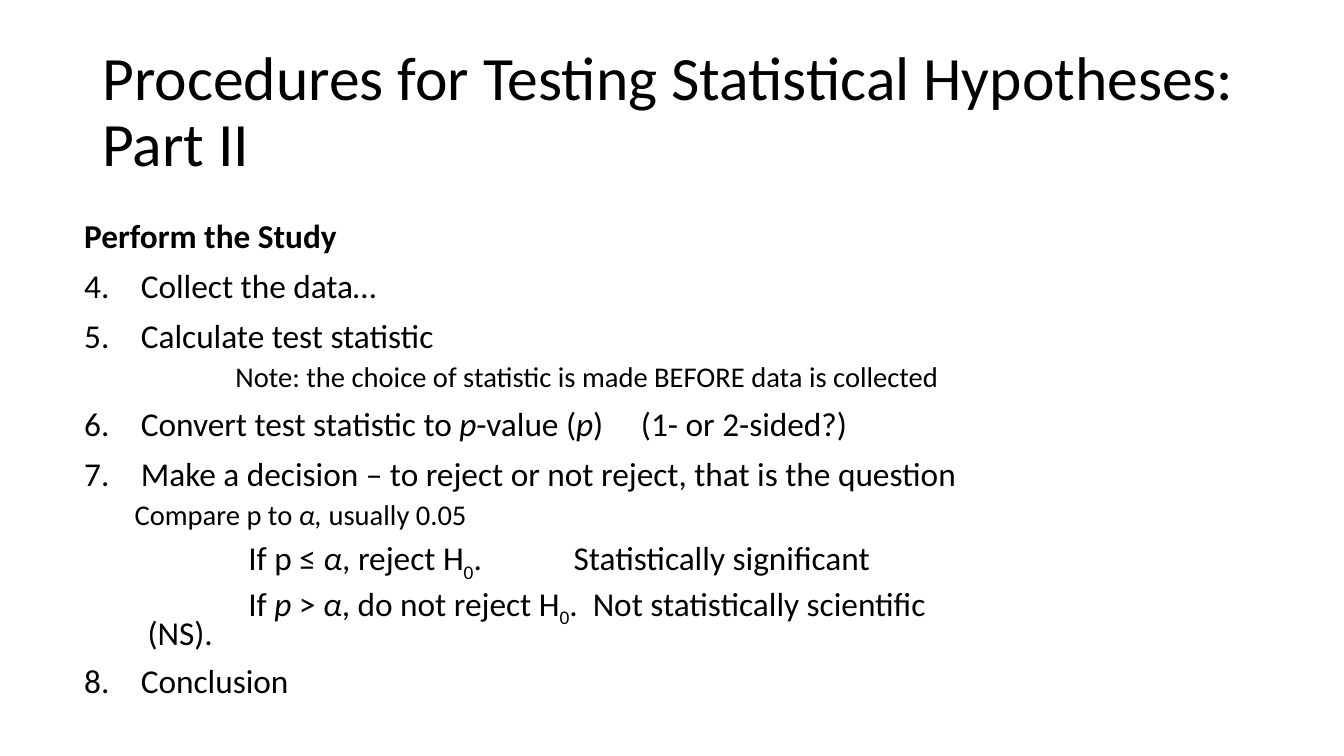
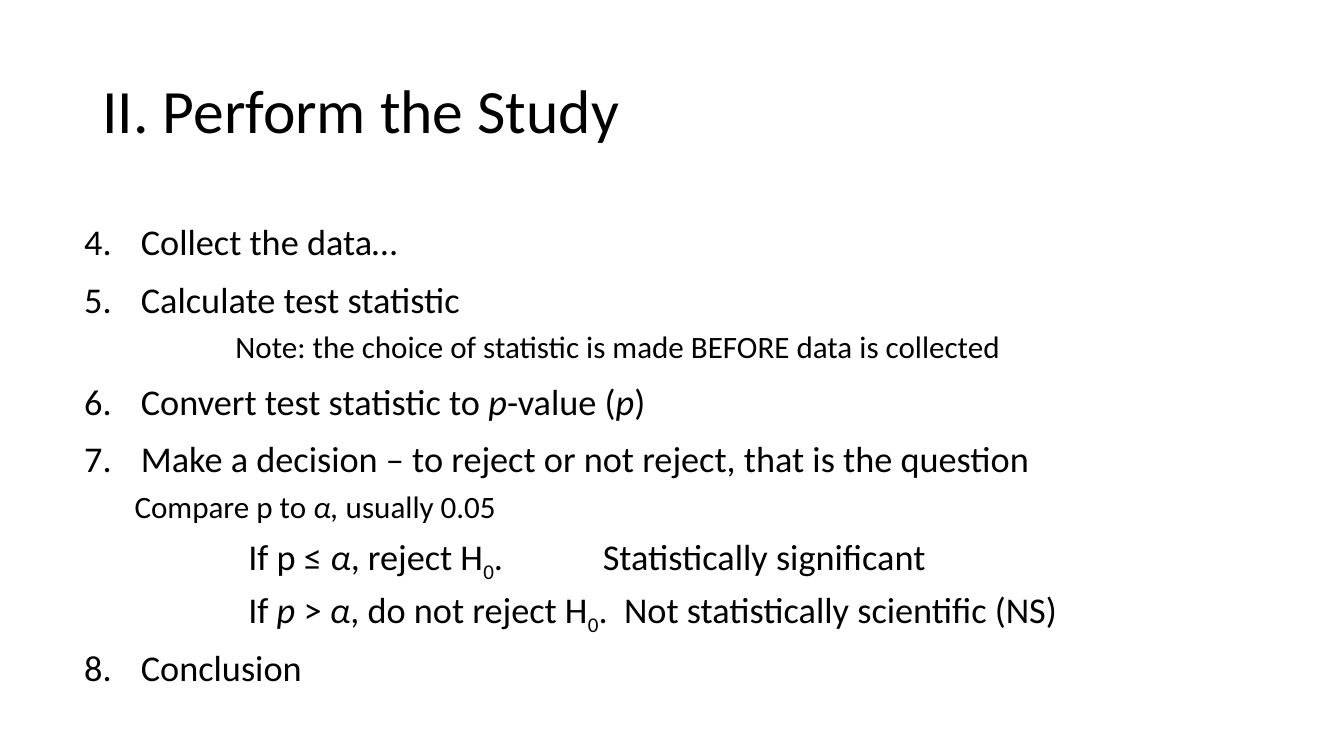
Before and after one commit to USCbiostats/LAsBEST, a slide deck: slide 6 of google-drive/week02/2Tues/1_lasbest-hypothesis-testing.pptx. Drawn at 1344x756 pixels with LibreOffice and Linux fonts; fonts in the diff are those of the drawing; background and template pictures are left out. Boxes give left, top, right and bottom in pixels: in the first picture for what was removed or moved away, otherwise in the second. Text is boxed around its words. In the diff, an @@ line names an element or a change of style, - is before the commit and + after.

```diff
--- a/google-drive/week02/2Tues/1_lasbest-hypothesis-testing.pptx
+++ b/google-drive/week02/2Tues/1_lasbest-hypothesis-testing.pptx
@@ title at (x1=102, y1=90, x2=618, y2=143): text changed @@
-Procedures for Testing Statistical Hypotheses:
-Part II
+II. Perform the Study
@@ text at (x1=84, y1=224, x2=337, y2=254): paragraph removed @@
-Perform the Study
@@ text at (x1=135, y1=229, x2=1029, y2=682): size 23.8 to 25.9 pt in "Collect the data…", "Calculate test statistic", "Make a decision – to reject or ...", "If p ≤ α, reject H0. Statistically ..." and 1 more places; size 20.4 to 22.2 pt in "Note: the choice of statistic is made ...", "Compare p to α, usually 0.05"; line spacing 0.9 to 1; line spacing 0.7 to 0.8 @@
@@ text at (x1=141, y1=388, x2=646, y2=421): text changed; size 23.8 to 25.9 pt @@
-6. Convert test statistic to p-value (p) (1- or 2-sided?)
+6. Convert test statistic to p-value (p)
@@ text at (x1=248, y1=596, x2=1057, y2=630): text changed; size 23.8 to 25.9 pt @@
-If p > α, do not reject H0. Not statistically scientific (NS).
+If p > α, do not reject H0. Not statistically scientific (NS)
```
Also in this commit, not shown: 7 other slides changed, 2 slides added, 4 slides removed, 1 other file.
